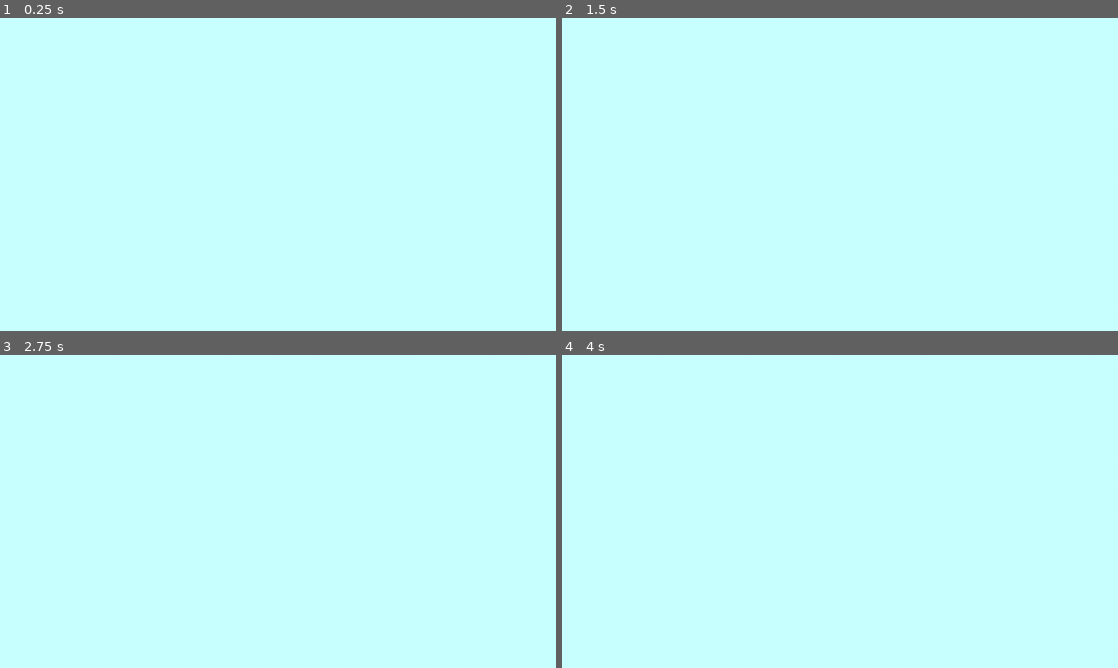
Above: before the commit, frames 1-4 (two rows, left to right).
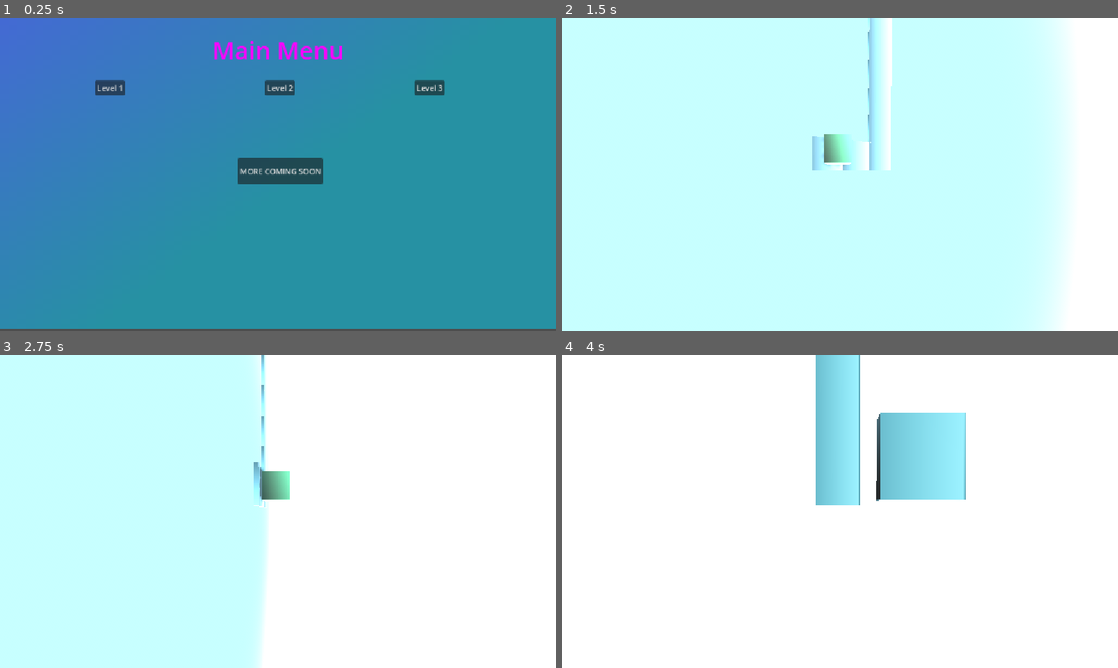
Above: after the commit, the same moments.

Repository: TheAbdullahSaleem/Cube-Collector-3d
Game: Godot game, scene res://Scenes/main.tscn
Two runs of this game, one before a commit and one after it. Both use one fixed random seed, a clock stepped at 60 frames per second and the inputs below.
Inputs (mouse positions are in pixels of both pictures, inside the frame that each line leads up to):
- Up to frame 1 (0.25 s): no input
- Up to frame 2 (1.5 s): click (840, 86) at 0.5 s, where only the run after the commit has a clickable "Level 2"; tap Enter at 1.25 s; move the mouse to (962, 158) at 1.27 s; hold Right (right) from 1.28 s (still down); tap Alt at 1.35 s; click (962, 158) at 1.42 s
- Up to frame 3 (2.75 s): move the mouse to (166, 527) at 2.02 s; release Right (right) at 2.03 s; hold Down (backward) from 2.03 s (still down); tap Shift at 2.1 s
- Up to frame 4 (4 s): move the mouse to (895, 442) at 2.77 s; release Down (backward) at 2.78 s; hold Right (right) 2.78-3.53 s; tap Alt at 2.85 s; move the mouse to (812, 574) at 3.52 s; hold Up (forward) from 3.53 s (still down); tap Shift at 3.6 s; click (812, 574) at 3.67 s

The runs differ from the first frame. In frame 1, 100% of the frame differs, in the area x 0-100%, y 0-100%; in frame 2, 13%; in frame 3, 53%; in frame 4, 100%.

Commit message:
Made level 2 and 3 and added other things like music and finalized it

Diff:
--- a/Scenes/Level1.tscn
+++ b/Scenes/Level1.tscn
@@ -42,7 +42,3 @@
 
 [node name="Player" parent="." unique_id=423152385 instance=ExtResource("3_slnnj")]
 transform = Transform3D(1, 0, 0, 0, 1, 0, 0, 0, 1, 0, 0.5216702, 0)
-
-[node name="Camera3D" type="Camera3D" parent="." unique_id=167033854]
-transform = Transform3D(-0.9999834, -0.0018515696, 0.0054666023, 0.0054843654, -0.009728403, 0.99993765, -0.001798273, 0.999951, 0.009738395, -0.03177774, 2.7142203, 0.8792176)
-fov = 114.46691
--- a/Scenes/Main Menu.tscn
+++ b/Scenes/Main Menu.tscn
@@ -1,4 +1,6 @@
 [gd_scene format=3 uid="uid://crsyt1macr5jn"]
+
+[ext_resource type="Script" uid="uid://bgvwnrkkva3tq" path="res://Scenes/main_menu.gd" id="1_totuj"]
 
 [sub_resource type="Gradient" id="Gradient_506in"]
 colors = PackedColorArray(0.26566312, 0.4150072, 0.82935125, 1, 0.15016386, 0.56762385, 0.6396017, 1)
@@ -14,6 +16,7 @@
 anchor_bottom = 1.0
 grow_horizontal = 2
 grow_vertical = 2
+script = ExtResource("1_totuj")
 
 [node name="TextureRect" type="TextureRect" parent="." unique_id=1107648685]
 layout_mode = 1
@@ -38,7 +41,7 @@
 horizontal_alignment = 1
 vertical_alignment = 1
 
-[node name="Button" type="Button" parent="." unique_id=146015745]
+[node name="Button1" type="Button" parent="." unique_id=146015745]
 layout_mode = 0
 offset_left = 197.0
 offset_top = 129.0
@@ -66,67 +69,21 @@
 text = "Level 3"
 metadata/_edit_use_anchors_ = true
 
-[node name="Button4" type="Button" parent="." unique_id=2064243508]
-layout_mode = 0
-offset_left = 197.0
-offset_top = 267.0
-offset_right = 259.0
-offset_bottom = 298.0
-text = "Level 4"
-metadata/_edit_use_anchors_ = true
-
-[node name="Button5" type="Button" parent="." unique_id=1316077060]
-layout_mode = 0
-offset_left = 549.0
-offset_top = 267.0
-offset_right = 611.0
-offset_bottom = 298.0
-text = "Level 5"
-metadata/_edit_use_anchors_ = true
-
-[node name="Button6" type="Button" parent="." unique_id=1560218803]
-layout_mode = 0
-offset_left = 859.0
-offset_top = 267.0
-offset_right = 921.0
-offset_bottom = 298.0
-text = "Level 6"
-metadata/_edit_use_anchors_ = true
-
-[node name="Button7" type="Button" parent="." unique_id=1456943927]
-layout_mode = 0
-offset_left = 197.0
-offset_top = 424.0
-offset_right = 259.0
-offset_bottom = 455.0
-text = "Level 7"
-metadata/_edit_use_anchors_ = true
-
-[node name="Button8" type="Button" parent="." unique_id=239185146]
-layout_mode = 0
-offset_left = 549.0
-offset_top = 424.0
-offset_right = 611.0
-offset_bottom = 455.0
-text = "Level 8"
-metadata/_edit_use_anchors_ = true
-
-[node name="Button9" type="Button" parent="." unique_id=1323589769]
-layout_mode = 0
-offset_left = 859.0
-offset_top = 424.0
-offset_right = 921.0
-offset_bottom = 455.0
-text = "Level 9"
-metadata/_edit_use_anchors_ = true
-
 [node name="Button10" type="Button" parent="." unique_id=654185452]
-layout_mode = 0
+layout_mode = 1
+anchors_preset = -1
+anchor_left = -0.024305556
+anchor_top = -0.39506173
+anchor_right = 0.0234375
+anchor_bottom = -0.39506173
 offset_left = 521.0
 offset_top = 546.0
 offset_right = 642.0
 offset_bottom = 600.0
-text = "Level 10
-The Boss Level
+text = "MORE COMING SOON
 "
 metadata/_edit_use_anchors_ = true
+
+[connection signal="pressed" from="Button1" to="." method="_on_button_1_pressed"]
+[connection signal="pressed" from="Button2" to="." method="_on_button_2_pressed"]
+[connection signal="pressed" from="Button3" to="." method="_on_button_3_pressed"]
--- a/Scenes/Player.tscn
+++ b/Scenes/Player.tscn
@@ -28,3 +28,7 @@
 transform = Transform3D(0.7, 0, 0, 0, 0.7, 0, 0, 0, 0.7, 0, 0, 0)
 material_override = SubResource("StandardMaterial3D_y1q5r")
 mesh = SubResource("BoxMesh_nl1qf")
+
+[node name="Camera3D" type="Camera3D" parent="." unique_id=11068929]
+transform = Transform3D(-0.9999834, -0.0018515696, 0.0054666023, 0.0054843654, -0.009728403, 0.99993765, -0.001798273, 0.999951, 0.009738395, -0.03177774, 2.843711, -0.6188991)
+fov = 114.46691
--- /dev/null
+++ b/Scenes/level_2.tscn
@@ -0,0 +1,87 @@
+[gd_scene format=3 uid="uid://uywhid78tq5h"]
+
+[ext_resource type="PackedScene" uid="uid://i73xn261ctbk" path="res://Scenes/Player.tscn" id="1_12fag"]
+[ext_resource type="PackedScene" uid="uid://cv6iys0p6g5ux" path="res://Scenes/finish.tscn" id="2_1q6tm"]
+[ext_resource type="PackedScene" uid="uid://becc3opffhc2n" path="res://Scenes/Tile.tscn" id="3_v36qu"]
+
+[sub_resource type="ProceduralSkyMaterial" id="ProceduralSkyMaterial_8gbba"]
+sky_top_color = Color(0.26566312, 0.4150072, 0.82935125, 1)
+sky_horizon_color = Color(0.5734382, 0.6396782, 0.7394663, 1)
+ground_bottom_color = Color(0.08105699, 0.19667268, 0.181481, 1)
+ground_horizon_color = Color(0.5734382, 0.6396782, 0.7394663, 1)
+energy_multiplier = 8.0
+
+[sub_resource type="Sky" id="Sky_jjvhh"]
+sky_material = SubResource("ProceduralSkyMaterial_8gbba")
+
+[sub_resource type="Environment" id="Environment_kry3j"]
+background_mode = 2
+sky = SubResource("Sky_jjvhh")
+tonemap_mode = 2
+sdfgi_enabled = true
+
+[node name="Level3" type="Node3D" unique_id=695733523]
+
+[node name="Player" parent="." unique_id=423152385 instance=ExtResource("1_12fag")]
+transform = Transform3D(1, 0, 0, 0, 1, 0, 0, 0, 1, 0, 0.522, -1)
+
+[node name="WorldEnvironment" type="WorldEnvironment" parent="." unique_id=1823447326]
+environment = SubResource("Environment_kry3j")
+
+[node name="DirectionalLight3D" type="DirectionalLight3D" parent="." unique_id=1221689738]
+transform = Transform3D(-0.8660254, -0.43301278, 0.25, 0, 0.49999997, 0.86602545, -0.50000006, 0.75, -0.43301266, 0, 0, 0)
+shadow_enabled = true
+
+[node name="finish" parent="." unique_id=1184442250 instance=ExtResource("2_1q6tm")]
+transform = Transform3D(1, 0, 0, 0, 1, 0, 0, 0, 1, 0, 0, 10)
+
+[node name="Tile2" parent="." unique_id=238518847 instance=ExtResource("3_v36qu")]
+transform = Transform3D(1, 0, 0, 0, 1, 0, 0, 0, 1, 0, 0, -1)
+
+[node name="Tile3" parent="." unique_id=1821310315 instance=ExtResource("3_v36qu")]
+transform = Transform3D(1, 0, 0, 0, 1, 0, 0, 0, 1, -1, 0, -1)
+
+[node name="Tile4" parent="." unique_id=1770146868 instance=ExtResource("3_v36qu")]
+transform = Transform3D(1, 0, 0, 0, 1, 0, 0, 0, 1, -2, 0, -1)
+
+[node name="Tile5" parent="." unique_id=764439839 instance=ExtResource("3_v36qu")]
+transform = Transform3D(1, 0, 0, 0, 1, 0, 0, 0, 1, -2, 0, 0)
+
+[node name="Tile6" parent="." unique_id=1720511139 instance=ExtResource("3_v36qu")]
+transform = Transform3D(1, 0, 0, 0, 1, 0, 0, 0, 1, -2, 0, 1)
+
+[node name="Tile7" parent="." unique_id=1681093499 instance=ExtResource("3_v36qu")]
+transform = Transform3D(1, 0, 0, 0, 1, 0, 0, 0, 1, -2, 0, 2)
+
+[node name="Tile8" parent="." unique_id=1041470192 instance=ExtResource("3_v36qu")]
+transform = Transform3D(1, 0, 0, 0, 1, 0, 0, 0, 1, -2, 0, 3)
+
+[node name="Tile9" parent="." unique_id=1180780606 instance=ExtResource("3_v36qu")]
+transform = Transform3D(1, 0, 0, 0, 1, 0, 0, 0, 1, -2, 0, 4)
+
+[node name="Tile10" parent="." unique_id=1383810582 instance=ExtResource("3_v36qu")]
+transform = Transform3D(1, 0, 0, 0, 1, 0, 0, 0, 1, -2, 0, 5)
+
+[node name="Tile11" parent="." unique_id=603350001 instance=ExtResource("3_v36qu")]
+transform = Transform3D(1, 0, 0, 0, 1, 0, 0, 0, 1, -1, 0, 5)
+
+[node name="Tile12" parent="." unique_id=124471316 instance=ExtResource("3_v36qu")]
+transform = Transform3D(1, 0, 0, 0, 1, 0, 0, 0, 1, 0, 0, 5)
+
+[node name="Tile13" parent="." unique_id=47372442 instance=ExtResource("3_v36qu")]
+transform = Transform3D(1, 0, 0, 0, 1, 0, 0, 0, 1, 1, 0, 5)
+
+[node name="Tile14" parent="." unique_id=2112339170 instance=ExtResource("3_v36qu")]
+transform = Transform3D(1, 0, 0, 0, 1, 0, 0, 0, 1, 1, 0, 6)
+
+[node name="Tile15" parent="." unique_id=655259749 instance=ExtResource("3_v36qu")]
+transform = Transform3D(1, 0, 0, 0, 1, 0, 0, 0, 1, 1, 0, 7)
+
+[node name="Tile16" parent="." unique_id=268164614 instance=ExtResource("3_v36qu")]
+transform = Transform3D(1, 0, 0, 0, 1, 0, 0, 0, 1, 1, 0, 8)
+
+[node name="Tile17" parent="." unique_id=573392398 instance=ExtResource("3_v36qu")]
+transform = Transform3D(1, 0, 0, 0, 1, 0, 0, 0, 1, 1, 0, 9)
+
+[node name="Tile18" parent="." unique_id=1511695375 instance=ExtResource("3_v36qu")]
+transform = Transform3D(1, 0, 0, 0, 1, 0, 0, 0, 1, 1, 0, 10)
--- /dev/null
+++ b/Scenes/level_3.tscn
@@ -0,0 +1,117 @@
+[gd_scene format=3 uid="uid://c8vcmcqp2th54"]
+
+[ext_resource type="PackedScene" uid="uid://i73xn261ctbk" path="res://Scenes/Player.tscn" id="1_76ybr"]
+[ext_resource type="PackedScene" uid="uid://cv6iys0p6g5ux" path="res://Scenes/finish.tscn" id="2_s8nj6"]
+[ext_resource type="PackedScene" uid="uid://becc3opffhc2n" path="res://Scenes/Tile.tscn" id="3_vwg62"]
+
+[sub_resource type="ProceduralSkyMaterial" id="ProceduralSkyMaterial_8gbba"]
+sky_top_color = Color(0.26566312, 0.4150072, 0.82935125, 1)
+sky_horizon_color = Color(0.5734382, 0.6396782, 0.7394663, 1)
+ground_bottom_color = Color(0.08105699, 0.19667268, 0.181481, 1)
+ground_horizon_color = Color(0.5734382, 0.6396782, 0.7394663, 1)
+energy_multiplier = 8.0
+
+[sub_resource type="Sky" id="Sky_jjvhh"]
+sky_material = SubResource("ProceduralSkyMaterial_8gbba")
+
+[sub_resource type="Environment" id="Environment_kry3j"]
+background_mode = 2
+sky = SubResource("Sky_jjvhh")
+tonemap_mode = 2
+sdfgi_enabled = true
+
+[node name="Level3" type="Node3D" unique_id=695733523]
+
+[node name="Player" parent="." unique_id=423152385 instance=ExtResource("1_76ybr")]
+transform = Transform3D(1, 0, 0, 0, 1, 0, 0, 0, 1, 0, 0.522, -1)
+
+[node name="WorldEnvironment" type="WorldEnvironment" parent="." unique_id=1823447326]
+environment = SubResource("Environment_kry3j")
+
+[node name="DirectionalLight3D" type="DirectionalLight3D" parent="." unique_id=1221689738]
+transform = Transform3D(-0.8660254, -0.43301278, 0.25, 0, 0.49999997, 0.86602545, -0.50000006, 0.75, -0.43301266, 0, 0, 0)
+shadow_enabled = true
+
+[node name="finish" parent="." unique_id=1184442250 instance=ExtResource("2_s8nj6")]
+transform = Transform3D(1, 0, 0, 0, 1, 0, 0, 0, 1, 0, 0, 10)
+
+[node name="Tile2" parent="." unique_id=238518847 instance=ExtResource("3_vwg62")]
+transform = Transform3D(1, 0, 0, 0, 1, 0, 0, 0, 1, 0, 0, -1)
+
+[node name="Tile3" parent="." unique_id=1821310315 instance=ExtResource("3_vwg62")]
+transform = Transform3D(1, 0, 0, 0, 1, 0, 0, 0, 1, -1, 0, -1)
+
+[node name="Tile4" parent="." unique_id=1770146868 instance=ExtResource("3_vwg62")]
+transform = Transform3D(1, 0, 0, 0, 1, 0, 0, 0, 1, -2, 0, -1)
+
+[node name="Tile5" parent="." unique_id=764439839 instance=ExtResource("3_vwg62")]
+transform = Transform3D(1, 0, 0, 0, 1, 0, 0, 0, 1, -2, 0, 0)
+
+[node name="Tile6" parent="." unique_id=1720511139 instance=ExtResource("3_vwg62")]
+transform = Transform3D(1, 0, 0, 0, 1, 0, 0, 0, 1, -2, 0, 1)
+
+[node name="Tile7" parent="." unique_id=1681093499 instance=ExtResource("3_vwg62")]
+transform = Transform3D(1, 0, 0, 0, 1, 0, 0, 0, 1, -2, 0, 2)
+
+[node name="Tile8" parent="." unique_id=1041470192 instance=ExtResource("3_vwg62")]
+transform = Transform3D(1, 0, 0, 0, 1, 0, 0, 0, 1, -2, 0, 3)
+
+[node name="Tile9" parent="." unique_id=1180780606 instance=ExtResource("3_vwg62")]
+transform = Transform3D(1, 0, 0, 0, 1, 0, 0, 0, 1, -2, 0, 4)
+
+[node name="Tile10" parent="." unique_id=1383810582 instance=ExtResource("3_vwg62")]
+transform = Transform3D(1, 0, 0, 0, 1, 0, 0, 0, 1, -2, 0, 5)
+
+[node name="Tile11" parent="." unique_id=603350001 instance=ExtResource("3_vwg62")]
+transform = Transform3D(1, 0, 0, 0, 1, 0, 0, 0, 1, -1, 0, 5)
+
+[node name="Tile12" parent="." unique_id=124471316 instance=ExtResource("3_vwg62")]
+transform = Transform3D(1, 0, 0, 0, 1, 0, 0, 0, 1, 0, 0, 5)
+
+[node name="Tile13" parent="." unique_id=47372442 instance=ExtResource("3_vwg62")]
+transform = Transform3D(1, 0, 0, 0, 1, 0, 0, 0, 1, 1, 0, 5)
+
+[node name="Tile14" parent="." unique_id=2112339170 instance=ExtResource("3_vwg62")]
+transform = Transform3D(1, 0, 0, 0, 1, 0, 0, 0, 1, 1, 0, 6)
+
+[node name="Tile15" parent="." unique_id=655259749 instance=ExtResource("3_vwg62")]
+transform = Transform3D(1, 0, 0, 0, 1, 0, 0, 0, 1, 1, 0, 7)
+
+[node name="Tile16" parent="." unique_id=268164614 instance=ExtResource("3_vwg62")]
+transform = Transform3D(1, 0, 0, 0, 1, 0, 0, 0, 1, 1, 0, 8)
+
+[node name="Tile17" parent="." unique_id=573392398 instance=ExtResource("3_vwg62")]
+transform = Transform3D(1, 0, 0, 0, 1, 0, 0, 0, 1, 1, 0, 9)
+
+[node name="Tile18" parent="." unique_id=1511695375 instance=ExtResource("3_vwg62")]
+transform = Transform3D(1, 0, 0, 0, 1, 0, 0, 0, 1, 1, 0, 10)
+
+[node name="Tile19" parent="." unique_id=1276475648 instance=ExtResource("3_vwg62")]
+transform = Transform3D(1, 0, 0, 0, 1, 0, 0, 0, 1, -0.98112583, 0, 0)
+
+[node name="Tile20" parent="." unique_id=1794847268 instance=ExtResource("3_vwg62")]
+transform = Transform3D(1, 0, 0, 0, 1, 0, 0, 0, 1, -0.98112583, 0, 1)
+
+[node name="Tile21" parent="." unique_id=1458468650 instance=ExtResource("3_vwg62")]
+transform = Transform3D(1, 0, 0, 0, 1, 0, 0, 0, 1, -0.98112583, 0, 2)
+
+[node name="Tile22" parent="." unique_id=2138105006 instance=ExtResource("3_vwg62")]
+transform = Transform3D(1, 0, 0, 0, 1, 0, 0, 0, 1, -0.98112583, 0, 3)
+
+[node name="Tile23" parent="." unique_id=341273546 instance=ExtResource("3_vwg62")]
+transform = Transform3D(1, 0, 0, 0, 1, 0, 0, 0, 1, -0.98112583, 0, 4)
+
+[node name="Tile24" parent="." unique_id=2013691302 instance=ExtResource("3_vwg62")]
+transform = Transform3D(1, 0, 0, 0, 1, 0, 0, 0, 1, 0.00023531914, 0, 0)
+
+[node name="Tile25" parent="." unique_id=1336699535 instance=ExtResource("3_vwg62")]
+transform = Transform3D(1, 0, 0, 0, 1, 0, 0, 0, 1, 0.00023531914, 0, 1)
+
+[node name="Tile26" parent="." unique_id=79412496 instance=ExtResource("3_vwg62")]
+transform = Transform3D(1, 0, 0, 0, 1, 0, 0, 0, 1, 0.00023531914, 0, 2)
+
+[node name="Tile27" parent="." unique_id=1752720034 instance=ExtResource("3_vwg62")]
+transform = Transform3D(1, 0, 0, 0, 1, 0, 0, 0, 1, 0.00023531914, 0, 3)
+
+[node name="Tile28" parent="." unique_id=2049776728 instance=ExtResource("3_vwg62")]
+transform = Transform3D(1, 0, 0, 0, 1, 0, 0, 0, 1, 0.00023531914, 0, 4)
--- a/Scenes/main.gd
+++ b/Scenes/main.gd
@@ -1,11 +1,11 @@
 extends Node3D
-@onready var level_1: Node3D = $Level1
-
 
 # Called when the node enters the scene tree for the first time.
 func _ready() -> void:
-	level_1.hide()
+	pass
 
 # Called every frame. 'delta' is the elapsed time since the previous frame.
 func _process(delta: float) -> void:
-	pass
+
+	if Input.is_action_just_pressed("Restart"):
+		get_tree().change_scene_to_file("res://Scenes/main.tscn")
--- a/Scenes/main.tscn
+++ b/Scenes/main.tscn
@@ -2,13 +2,9 @@
 
 [ext_resource type="Script" uid="uid://ce1uykhvp5teo" path="res://Scenes/main.gd" id="1_8gbba"]
 [ext_resource type="PackedScene" uid="uid://crsyt1macr5jn" path="res://Scenes/Main Menu.tscn" id="1_jjgbg"]
-[ext_resource type="PackedScene" uid="uid://b62224amnbkuf" path="res://Scenes/Level1.tscn" id="3_jjvhh"]
 
 [node name="Main" type="Node3D" unique_id=1921371627]
 script = ExtResource("1_8gbba")
 
 [node name="Control" parent="." unique_id=207929714 instance=ExtResource("1_jjgbg")]
-visible = false
 metadata/_edit_use_anchors_ = true
-
-[node name="Level1" parent="." unique_id=695733523 instance=ExtResource("3_jjvhh")]
--- /dev/null
+++ b/Scenes/main_menu.gd
@@ -0,0 +1,21 @@
+extends Control
+
+
+# Called when the node enters the scene tree for the first time.
+func _ready() -> void:
+	pass # Replace with function body.
+
+
+# Called every frame. 'delta' is the elapsed time since the previous frame.
+func _process(delta: float) -> void:
+	if Input.is_action_just_pressed("Restart"):
+		get_tree().change_scene_to_file("res://Scenes/main.tscn")
+func _on_button_1_pressed() -> void:
+	get_tree().change_scene_to_file("res://Scenes/Level1.tscn")
+
+func _on_button_2_pressed() -> void:
+	get_tree().change_scene_to_file("res://Scenes/level_2.tscn")
+
+
+func _on_button_3_pressed() -> void:
+	get_tree().change_scene_to_file("res://Scenes/level_3.tscn")
--- /dev/null
+++ b/Scenes/music.tscn
@@ -0,0 +1,7 @@
+[gd_scene format=3 uid="uid://f3dce6fkmygv"]
+
+[ext_resource type="AudioStream" uid="uid://tj5puagnpnfc" path="res://Scenes/bassa-island-game-loop-kevin-macleod-main-version-8008-00-32.mp3" id="1_fbmny"]
+
+[node name="AudioStreamPlayer3D" type="AudioStreamPlayer3D" unique_id=2002634966]
+stream = ExtResource("1_fbmny")
+autoplay = true
--- a/Scenes/tile.gd
+++ b/Scenes/tile.gd
@@ -17,5 +17,5 @@
 
 func falling():
 	is_falling = true
-	await get_tree().create_timer(1.0).timeout
+	await get_tree().create_timer(0.3).timeout
 	queue_free()
--- a/finish.gd
+++ b/finish.gd
@@ -8,8 +8,9 @@
 
 # Called every frame. 'delta' is the elapsed time since the previous frame.
 func _process(delta: float) -> void:
-	pass
 
+	if Input.is_action_just_pressed("Restart"):
+		get_tree().change_scene_to_file("res://Scenes/main.tscn")
 
 
 func _on_area_3d_body_entered(body: Node3D) -> void:
@@ -19,5 +20,7 @@
 				tiles += 1
 		if tiles <= 1:
 			print("You won")
+			get_tree().change_scene_to_file("res://Scenes/main.tscn")
 		else :
 			print("Tiles still standing")
+			get_tree().reload_current_scene()
--- a/project.godot
+++ b/project.godot
@@ -14,6 +14,10 @@
 run/main_scene="uid://c0keqnjty4fir"
 config/features=PackedStringArray("4.7", "Mobile")
 config/icon="res://icon.svg"
+
+[autoload]
+
+Music="*uid://f3dce6fkmygv"
 
 [display]
 
@@ -54,6 +58,11 @@
 , Object(InputEventKey,"resource_local_to_scene":false,"resource_name":"","device":-1,"window_id":0,"alt_pressed":false …(183 unchanged characters)…
 ]
 }
+Restart={
+"deadzone": 0.2,
+"events": [Object(InputEventKey,"resource_local_to_scene":false,"resource_name":"","device":-1,"window_id":0,"alt_pressed":false,"shift_pressed":false,"ctrl_pressed":true,"meta_pressed":false,"pressed":false,"keycode":0,"physical_keycode":82,"key_label":0,"unicode":0,"location":0,"echo":false,"script":null)
+]
+}
 
 [physics]
 
Not shown, added: Exports/Web/Cube collector 3d.apple-touch-icon.png.import
Not shown, added: Exports/Web/Cube collector 3d.icon.png.import
Not shown, added: Exports/Web/Cube collector 3d.png.import
Not shown, added: Scenes/bassa-island-game-loop-kevin-macleod-main-version-8008-00-32.mp3.import
Not shown, added: Scenes/main_menu.gd.uid
Not shown, added: export_presets.cfg
Not shown, added: Exports/Web/Cube collector 3d.apple-touch-icon.png
Not shown, added: Exports/Web/Cube collector 3d.audio.position.worklet.js
Not shown, added: Exports/Web/Cube collector 3d.audio.worklet.js
Not shown, added: Exports/Web/Cube collector 3d.html
Not shown, added: Exports/Web/Cube collector 3d.icon.png
Not shown, added: Exports/Web/Cube collector 3d.icon.zip
(and 5 more such lines)
